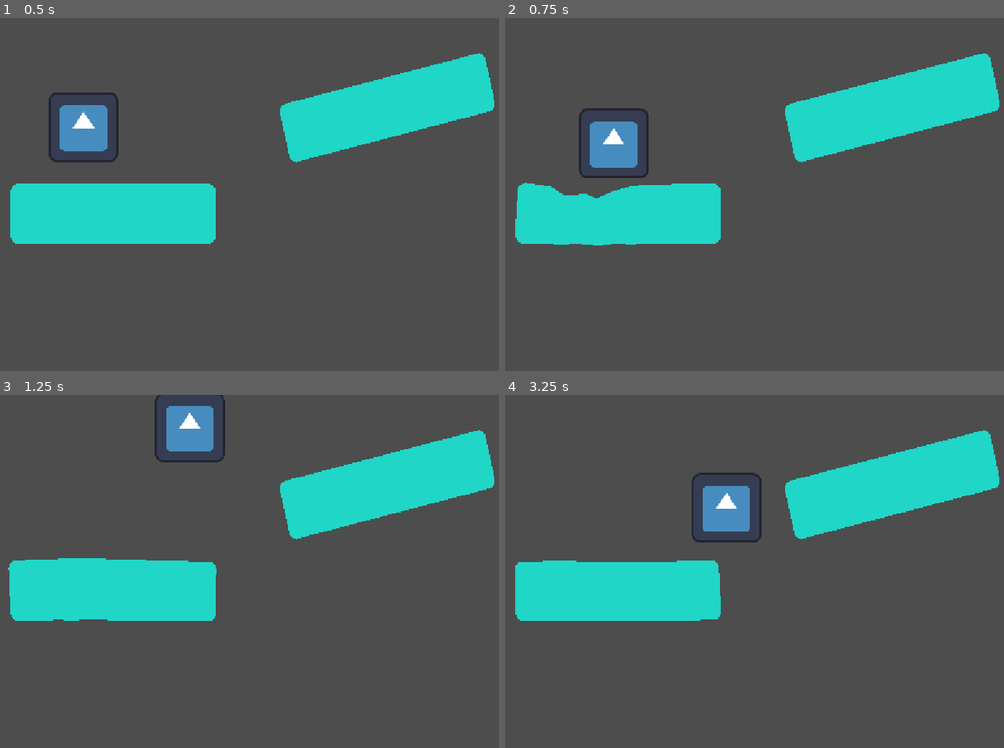
Above: before the commit, frames 1-4 (two rows, left to right).
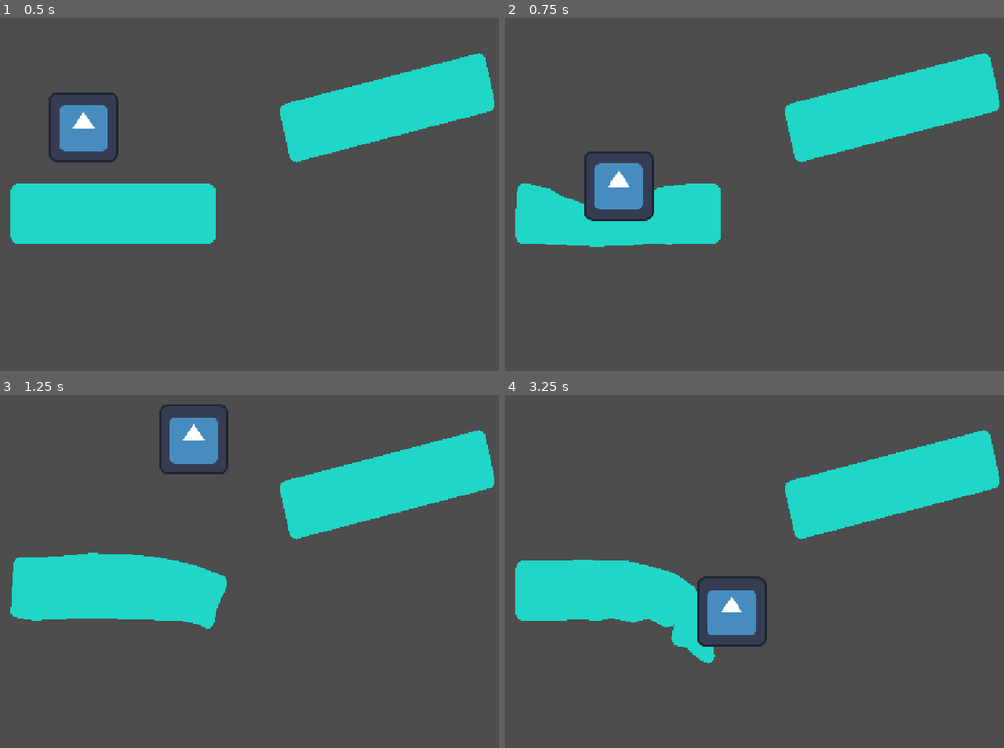
Above: after the commit, the same moments.

Repository: SlopInteractive/haven-2026
Game: Godot game, scene res://scenes/test/kap_test.tscn
Same seed, same stepped clock (60 frames per second), same inputs: the game is played once before the commit and once after it. The engine's default icon, where the game draws it, is replaced by a stand-in: a white triangle on a blue panel in a dark square.
Inputs (mouse positions are in pixels of both pictures, inside the frame that each line leads up to):
- Up to frame 1 (0.5 s): no input
- Up to frame 2 (0.75 s): tap Enter (ui_accept) at 0.5 s; move the mouse to (889, 176) at 0.52 s; hold Right (player2_right) from 0.53 s (still down); click (889, 176) at 0.67 s
- Up to frame 3 (1.25 s): keep holding Right (player2_right); tap Enter (ui_accept) at 0.77 s
- Up to frame 4 (3.25 s): move the mouse to (624, 589) at 1.27 s; release Right (player2_right) at 1.28 s; tap Right (player2_right) at 1.35, 2.85 s; tap Enter (ui_accept) at 1.52, 3.02 s; move the mouse to (809, 493) at 2.02 s; hold Left (player1_left) 2.03-2.78 s; hold Right (player2_right) 2.03-2.78 s; move the mouse to (719, 642) at 2.77 s; click (719, 642) at 2.92 s

Frame 1 is identical in both runs. In frame 2, 3.6% of the frame differs, in the area x 2-43%, y 25-65%; in frame 3, 2.3%; in frame 4, 4.7%, in the area x 2-53%, y 22-76%.

Commit message:
dx

Diff:
--- a/prefabs/platform.tscn
+++ b/prefabs/platform.tscn
@@ -1,7 +1,10 @@
 [gd_scene format=3 uid="uid://brpvolci1fnnq"]
 
-[ext_resource type="Texture2D" uid="uid://cfpqhxxeerpxd" path="res://assets/sprites/Platform.png" id="1_xo78u"]
+[ext_resource type="Texture2D" uid="uid://cfpqhxxeerpxd" path="res://assets/sprites/platforms/platform_01.png" id="1_xo78u"]
 [ext_resource type="Script" uid="uid://wihlej1loy6t" path="res://scripts/platform.gd" id="2_deode"]
+
+[sub_resource type="PhysicsMaterial" id="PhysicsMaterial_x7yfq"]
+friction = 0.0
 
 [sub_resource type="SkeletonModification2DLookAt" id="SkeletonModification2DLookAt_xo78u"]
 resource_local_to_scene = true
@@ -314,9 +317,11 @@
 anchor_zone = NodePath("../Anchor")
 vertex_interval = 100
 softness = 100.0
+radius = 95
 margin_offset_edge = 20.0
 can_sleep = false
 gravity_scale = 0.0
+physics_material_override = SubResource("PhysicsMaterial_x7yfq")
 metadata/_custom_type_script = "uid://kol6k5y6rb8a"
 
 [node name="Skeleton2D" type="Skeleton2D" parent="SoftBody2D" unique_id=1270625869]
@@ -326,7 +331,7 @@
 [node name="Bone-0" type="Bone2D" parent="SoftBody2D/Skeleton2D" unique_id=1056455717]
 position = Vector2(106.08487, 29.520844)
 rotation = 0.27783093
-scale = Vector2(1, 1.0000004)
+scale = Vector2(1, 1.0000006)
 rest = Transform2D(0.96165264, 0.27427042, -0.27427042, 0.96165264, 106.084885, 29.520847)
 auto_calculate_length_and_angle = false
 length = 100.0
@@ -339,8 +344,8 @@
 
 [node name="Bone-1" type="Bone2D" parent="SoftBody2D/Skeleton2D" unique_id=887098329]
 position = Vector2(48.646667, 52.96392)
-rotation = 0.69203526
-scale = Vector2(1.0000004, 1.0000004)
+rotation = 0.6920355
+scale = Vector2(1.0000006, 1.0000006)
 rest = Transform2D(0.7699491, 0.6381054, -0.6381054, 0.7699491, 48.646675, 52.963917)
 auto_calculate_length_and_angle = false
 length = 100.0
@@ -421,7 +426,7 @@
 [node name="Bone-7" type="Bone2D" parent="SoftBody2D/Skeleton2D" unique_id=1050212417]
 position = Vector2(279.7363, 101.6875)
 rotation = 2.6492474
-scale = Vector2(1.0000001, 1)
+scale = Vector2(1.0000002, 1)
 rest = Transform2D(-0.88122684, 0.47269368, -0.47269368, -0.88122684, 279.7363, 101.68749)
 auto_calculate_length_and_angle = false
 length = 100.0
@@ -473,8 +478,8 @@
 
 [node name="Bone-11" type="Bone2D" parent="SoftBody2D/Skeleton2D" unique_id=1668017027]
 position = Vector2(444.0646, 41.66896)
-rotation = 0.3757446
-scale = Vector2(1.0000001, 1)
+rotation = 0.37574473
+scale = Vector2(1.0000001, 0.99999994)
 rest = Transform2D(0.9302347, 0.36696512, -0.36696512, 0.9302347, 444.0646, 41.668972)
 auto_calculate_length_and_angle = false
 length = 100.0
@@ -500,8 +505,8 @@
 
 [node name="Bone-13" type="Bone2D" parent="SoftBody2D/Skeleton2D" unique_id=769280467]
 position = Vector2(452.0748, 106.0527)
-rotation = 2.7063441
-scale = Vector2(1.0000001, 1.0000004)
+rotation = 2.706344
+scale = Vector2(1.0000001, 1.0000006)
 rest = Transform2D(-0.9067654, 0.42163554, -0.42163554, -0.9067654, 452.0748, 106.05269)
 auto_calculate_length_and_angle = false
 length = 100.0
@@ -554,7 +559,7 @@
 [node name="Bone-17" type="Bone2D" parent="SoftBody2D/Skeleton2D" unique_id=1588018986]
 position = Vector2(591.06854, 38.057587)
 rotation = 0.22119896
-scale = Vector2(1, 1.0000004)
+scale = Vector2(1, 1.0000006)
 rest = Transform2D(0.9756351, 0.2193995, -0.2193995, 0.9756351, 591.06854, 38.057583)
 auto_calculate_length_and_angle = false
 length = 100.0
@@ -581,7 +586,7 @@
 [node name="Bone-19" type="Bone2D" parent="SoftBody2D/Skeleton2D" unique_id=198264474]
 position = Vector2(586.5391, 103.57087)
 rotation = 2.7720475
-scale = Vector2(1, 1.0000004)
+scale = Vector2(1, 1.0000006)
 rest = Transform2D(-0.9324917, 0.3611913, -0.3611913, -0.9324917, 586.5391, 103.57086)
 auto_calculate_length_and_angle = false
 length = 100.0
@@ -608,7 +613,7 @@
 [node name="Bone-21" type="Bone2D" parent="SoftBody2D/Skeleton2D" unique_id=1270916322]
 position = Vector2(589.68286, 183.74847)
 rotation = -2.6011665
-scale = Vector2(1, 1.0000004)
+scale = Vector2(1, 1.0000006)
 rest = Transform2D(-0.85748947, -0.51450145, 0.51450145, -0.85748947, 589.68286, 183.74847)
 auto_calculate_length_and_angle = false
 length = 100.0
@@ -661,7 +666,7 @@
 [node name="Bone-25" type="Bone2D" parent="SoftBody2D/Skeleton2D" unique_id=1870169787]
 position = Vector2(759.4725, 101.40782)
 rotation = 2.6562784
-scale = Vector2(1.0000001, 1.0000004)
+scale = Vector2(1.0000002, 1.0000006)
 rest = Transform2D(-0.8845285, 0.46648616, -0.46648616, -0.8845285, 759.4725, 101.40782)
 auto_calculate_length_and_angle = false
 length = 100.0
@@ -675,7 +680,7 @@
 [node name="Bone-26" type="Bone2D" parent="SoftBody2D/Skeleton2D" unique_id=1878675371]
 position = Vector2(673.04865, 146.98634)
 rotation = 1.540454
-scale = Vector2(1.0000001, 1.0000001)
+scale = Vector2(1.0000002, 1.0000001)
 rest = Transform2D(0.030337641, 0.99953973, -0.99953973, 0.030337641, 673.04865, 146.98634)
 auto_calculate_length_and_angle = false
 length = 100.0
@@ -688,8 +693,8 @@
 
 [node name="Bone-27" type="Bone2D" parent="SoftBody2D/Skeleton2D" unique_id=1059713515]
 position = Vector2(760.0884, 189.88368)
-rotation = -2.6836832
-scale = Vector2(1.0000001, 1.0000004)
+rotation = -2.683683
+scale = Vector2(1.0000001, 1.0000006)
 rest = Transform2D(-0.89697874, -0.44207373, 0.44207373, -0.89697874, 760.0884, 189.88367)
 auto_calculate_length_and_angle = false
 length = 100.0
@@ -703,7 +708,7 @@
 [node name="Bone-28" type="Bone2D" parent="SoftBody2D/Skeleton2D" unique_id=191309025]
 position = Vector2(674.98975, 210.9407)
 rotation = -1.6011386
-scale = Vector2(1.0000001, 1.0000001)
+scale = Vector2(1.0000002, 1.0000001)
 rest = Transform2D(-0.03033761, -0.99953973, 0.99953973, -0.03033761, 674.98975, 210.94069)
 auto_calculate_length_and_angle = false
 length = 100.0
@@ -769,8 +774,8 @@
 
 [node name="Bone-33" type="Bone2D" parent="SoftBody2D/Skeleton2D" unique_id=1013326366]
 position = Vector2(923.65985, 182.98848)
-rotation = -2.721974
-scale = Vector2(1.0000001, 1.0000004)
+rotation = -2.7219737
+scale = Vector2(1.0000002, 1.0000006)
 rest = Transform2D(-0.9132444, -0.4074121, 0.4074121, -0.9132444, 923.65985, 182.98848)
 auto_calculate_length_and_angle = false
 length = 100.0
@@ -797,6 +802,7 @@
 [node name="Bone-0" type="RigidBody2D" parent="SoftBody2D" unique_id=670954746]
 position = Vector2(106.084885, 29.520847)
 mass = 0.1
+physics_material_override = SubResource("PhysicsMaterial_x7yfq")
 gravity_scale = 0.0
 can_sleep = false
 metadata/idx = 0
@@ -839,6 +845,7 @@
 [node name="Bone-1" type="RigidBody2D" parent="SoftBody2D" unique_id=48522966]
 position = Vector2(48.646675, 52.963917)
 mass = 0.1
+physics_material_override = SubResource("PhysicsMaterial_x7yfq")
 gravity_scale = 0.0
 can_sleep = false
 metadata/idx = 1
@@ -881,6 +888,7 @@
 [node name="Bone-2" type="RigidBody2D" parent="SoftBody2D" unique_id=1233465745]
 position = Vector2(106.57872, 100.97588)
 mass = 0.1
+physics_material_override = SubResource("PhysicsMaterial_x7yfq")
 gravity_scale = 0.0
 can_sleep = false
 metadata/idx = 2
@@ -947,6 +955,7 @@
 [node name="Bone-3" type="RigidBody2D" parent="SoftBody2D" unique_id=75043383]
 position = Vector2(48.826397, 148.7182)
 mass = 0.1
+physics_material_override = SubResource("PhysicsMaterial_x7yfq")
 gravity_scale = 0.0
 can_sleep = false
 metadata/idx = 3
@@ -989,8 +998,10 @@
 [node name="Bone-4" type="RigidBody2D" parent="SoftBody2D" unique_id=2137315931]
 position = Vector2(91.862816, 191.515)
 mass = 0.1
-gravity_scale = 0.0
-can_sleep = false
+physics_material_override = SubResource("PhysicsMaterial_x7yfq")
+gravity_scale = 0.0
+can_sleep = false
+freeze = true
 metadata/idx = 4
 metadata/bone_name = &"Bone-4"
 
@@ -1039,6 +1050,7 @@
 [node name="Bone-5" type="RigidBody2D" parent="SoftBody2D" unique_id=149616276]
 position = Vector2(278.36295, 32.463223)
 mass = 0.1
+physics_material_override = SubResource("PhysicsMaterial_x7yfq")
 gravity_scale = 0.0
 can_sleep = false
 metadata/idx = 5
@@ -1081,6 +1093,7 @@
 [node name="Bone-6" type="RigidBody2D" parent="SoftBody2D" unique_id=1042737828]
 position = Vector2(192.75078, 54.2386)
 mass = 0.1
+physics_material_override = SubResource("PhysicsMaterial_x7yfq")
 gravity_scale = 0.0
 can_sleep = false
 metadata/idx = 6
@@ -1139,6 +1152,7 @@
 [node name="Bone-7" type="RigidBody2D" parent="SoftBody2D" unique_id=1649227773]
 position = Vector2(279.7363, 101.68749)
 mass = 0.1
+physics_material_override = SubResource("PhysicsMaterial_x7yfq")
 gravity_scale = 0.0
 can_sleep = false
 metadata/idx = 7
@@ -1205,6 +1219,7 @@
 [node name="Bone-8" type="RigidBody2D" parent="SoftBody2D" unique_id=820252474]
 position = Vector2(193.11926, 148.14922)
 mass = 0.1
+physics_material_override = SubResource("PhysicsMaterial_x7yfq")
 gravity_scale = 0.0
 can_sleep = false
 metadata/idx = 8
@@ -1271,6 +1286,7 @@
 [node name="Bone-9" type="RigidBody2D" parent="SoftBody2D" unique_id=284741259]
 position = Vector2(278.8697, 188.94708)
 mass = 0.1
+physics_material_override = SubResource("PhysicsMaterial_x7yfq")
 gravity_scale = 0.0
 can_sleep = false
 metadata/idx = 9
@@ -1329,8 +1345,10 @@
 [node name="Bone-10" type="RigidBody2D" parent="SoftBody2D" unique_id=1136785163]
 position = Vector2(192.30934, 214.0816)
 mass = 0.1
-gravity_scale = 0.0
-can_sleep = false
+physics_material_override = SubResource("PhysicsMaterial_x7yfq")
+gravity_scale = 0.0
+can_sleep = false
+freeze = true
 metadata/idx = 10
 metadata/bone_name = &"Bone-10"
 
@@ -1371,6 +1389,7 @@
 [node name="Bone-11" type="RigidBody2D" parent="SoftBody2D" unique_id=1452121356]
 position = Vector2(444.0646, 41.668972)
 mass = 0.1
+physics_material_override = SubResource("PhysicsMaterial_x7yfq")
 gravity_scale = 0.0
 can_sleep = false
 metadata/idx = 11
@@ -1413,6 +1432,7 @@
 [node name="Bone-12" type="RigidBody2D" parent="SoftBody2D" unique_id=396412848]
 position = Vector2(364.52493, 58.476738)
 mass = 0.1
+physics_material_override = SubResource("PhysicsMaterial_x7yfq")
 gravity_scale = 0.0
 can_sleep = false
 metadata/idx = 12
@@ -1471,6 +1491,7 @@
 [node name="Bone-13" type="RigidBody2D" parent="SoftBody2D" unique_id=1645774925]
 position = Vector2(452.0748, 106.05269)
 mass = 0.1
+physics_material_override = SubResource("PhysicsMaterial_x7yfq")
 gravity_scale = 0.0
 can_sleep = false
 metadata/idx = 13
@@ -1537,6 +1558,7 @@
 [node name="Bone-14" type="RigidBody2D" parent="SoftBody2D" unique_id=1855855339]
 position = Vector2(366.0197, 146.06734)
 mass = 0.1
+physics_material_override = SubResource("PhysicsMaterial_x7yfq")
 gravity_scale = 0.0
 can_sleep = false
 metadata/idx = 14
@@ -1603,6 +1625,7 @@
 [node name="Bone-15" type="RigidBody2D" parent="SoftBody2D" unique_id=1345650187]
 position = Vector2(445.875, 179.68463)
 mass = 0.1
+physics_material_override = SubResource("PhysicsMaterial_x7yfq")
 gravity_scale = 0.0
 can_sleep = false
 metadata/idx = 15
@@ -1661,8 +1684,10 @@
 [node name="Bone-16" type="RigidBody2D" parent="SoftBody2D" unique_id=1771645425]
 position = Vector2(363.0371, 208.88496)
 mass = 0.1
-gravity_scale = 0.0
-can_sleep = false
+physics_material_override = SubResource("PhysicsMaterial_x7yfq")
+gravity_scale = 0.0
+can_sleep = false
+freeze = true
 metadata/idx = 16
 metadata/bone_name = &"Bone-16"
 
@@ -1703,6 +1728,7 @@
 [node name="Bone-17" type="RigidBody2D" parent="SoftBody2D" unique_id=227256832]
 position = Vector2(591.06854, 38.057583)
 mass = 0.1
+physics_material_override = SubResource("PhysicsMaterial_x7yfq")
 gravity_scale = 0.0
 can_sleep = false
 metadata/idx = 17
@@ -1745,6 +1771,7 @@
 [node name="Bone-18" type="RigidBody2D" parent="SoftBody2D" unique_id=1342516154]
 position = Vector2(513.22205, 68.950645)
 mass = 0.1
+physics_material_override = SubResource("PhysicsMaterial_x7yfq")
 gravity_scale = 0.0
 can_sleep = false
 metadata/idx = 18
@@ -1803,6 +1830,7 @@
 [node name="Bone-19" type="RigidBody2D" parent="SoftBody2D" unique_id=1884218410]
 position = Vector2(586.5391, 103.57086)
 mass = 0.1
+physics_material_override = SubResource("PhysicsMaterial_x7yfq")
 gravity_scale = 0.0
 can_sleep = false
 metadata/idx = 19
@@ -1869,6 +1897,7 @@
 [node name="Bone-20" type="RigidBody2D" parent="SoftBody2D" unique_id=130927295]
 position = Vector2(507.24463, 134.28479)
 mass = 0.1
+physics_material_override = SubResource("PhysicsMaterial_x7yfq")
 gravity_scale = 0.0
 can_sleep = false
 metadata/idx = 20
@@ -1935,6 +1964,7 @@
 [node name="Bone-21" type="RigidBody2D" parent="SoftBody2D" unique_id=937669240]
 position = Vector2(589.68286, 183.74847)
 mass = 0.1
+physics_material_override = SubResource("PhysicsMaterial_x7yfq")
 gravity_scale = 0.0
 can_sleep = false
 metadata/idx = 21
@@ -1993,8 +2023,10 @@
 [node name="Bone-22" type="RigidBody2D" parent="SoftBody2D" unique_id=294313022]
 position = Vector2(515.0186, 200.53539)
 mass = 0.1
-gravity_scale = 0.0
-can_sleep = false
+physics_material_override = SubResource("PhysicsMaterial_x7yfq")
+gravity_scale = 0.0
+can_sleep = false
+freeze = true
 metadata/idx = 22
 metadata/bone_name = &"Bone-22"
 
@@ -2035,6 +2067,7 @@
 [node name="Bone-23" type="RigidBody2D" parent="SoftBody2D" unique_id=1292141104]
 position = Vector2(760.4598, 31.356203)
 mass = 0.1
+physics_material_override = SubResource("PhysicsMaterial_x7yfq")
 gravity_scale = 0.0
 can_sleep = false
 metadata/idx = 23
@@ -2077,6 +2110,7 @@
 [node name="Bone-24" type="RigidBody2D" parent="SoftBody2D" unique_id=1988267070]
 position = Vector2(673.9766, 56.701847)
 mass = 0.1
+physics_material_override = SubResource("PhysicsMaterial_x7yfq")
 gravity_scale = 0.0
 can_sleep = false
 metadata/idx = 24
@@ -2135,6 +2169,7 @@
 [node name="Bone-25" type="RigidBody2D" parent="SoftBody2D" unique_id=292459046]
 position = Vector2(759.4725, 101.40782)
 mass = 0.1
+physics_material_override = SubResource("PhysicsMaterial_x7yfq")
 gravity_scale = 0.0
 can_sleep = false
 metadata/idx = 25
@@ -2201,6 +2236,7 @@
 [node name="Bone-26" type="RigidBody2D" parent="SoftBody2D" unique_id=848521783]
 position = Vector2(673.04865, 146.98634)
 mass = 0.1
+physics_material_override = SubResource("PhysicsMaterial_x7yfq")
 gravity_scale = 0.0
 can_sleep = false
 metadata/idx = 26
@@ -2267,6 +2303,7 @@
 [node name="Bone-27" type="RigidBody2D" parent="SoftBody2D" unique_id=890088190]
 position = Vector2(760.0884, 189.88367)
 mass = 0.1
+physics_material_override = SubResource("PhysicsMaterial_x7yfq")
 gravity_scale = 0.0
 can_sleep = false
 metadata/idx = 27
@@ -2325,8 +2362,10 @@
 [node name="Bone-28" type="RigidBody2D" parent="SoftBody2D" unique_id=1024462912]
 position = Vector2(674.98975, 210.94069)
 mass = 0.1
-gravity_scale = 0.0
-can_sleep = false
+physics_material_override = SubResource("PhysicsMaterial_x7yfq")
+gravity_scale = 0.0
+can_sleep = false
+freeze = true
 metadata/idx = 28
 metadata/bone_name = &"Bone-28"
 
@@ -2367,6 +2406,7 @@
 [node name="Bone-29" type="RigidBody2D" parent="SoftBody2D" unique_id=181391963]
 position = Vector2(923.8051, 37.868046)
 mass = 0.1
+physics_material_override = SubResource("PhysicsMaterial_x7yfq")
 gravity_scale = 0.0
 can_sleep = false
 metadata/idx = 29
@@ -2401,6 +2441,7 @@
 [node name="Bone-30" type="RigidBody2D" parent="SoftBody2D" unique_id=202282672]
 position = Vector2(846.374, 53.717587)
 mass = 0.1
+physics_material_override = SubResource("PhysicsMaterial_x7yfq")
 gravity_scale = 0.0
 can_sleep = false
 metadata/idx = 30
@@ -2459,6 +2500,7 @@
 [node name="Bone-31" type="RigidBody2D" parent="SoftBody2D" unique_id=1262643223]
 position = Vector2(923.4664, 100.89307)
 mass = 0.1
+physics_material_override = SubResource("PhysicsMaterial_x7yfq")
 gravity_scale = 0.0
 can_sleep = false
 metadata/idx = 31
@@ -2509,6 +2551,7 @@
 [node name="Bone-32" type="RigidBody2D" parent="SoftBody2D" unique_id=1186256718]
 position = Vector2(846.0909, 148.38379)
 mass = 0.1
+physics_material_override = SubResource("PhysicsMaterial_x7yfq")
 gravity_scale = 0.0
 can_sleep = false
 metadata/idx = 32
@@ -2575,6 +2618,7 @@
 [node name="Bone-33" type="RigidBody2D" parent="SoftBody2D" unique_id=1426722600]
 position = Vector2(923.65985, 182.98848)
 mass = 0.1
+physics_material_override = SubResource("PhysicsMaterial_x7yfq")
 gravity_scale = 0.0
 can_sleep = false
 metadata/idx = 33
@@ -2617,8 +2661,10 @@
 [node name="Bone-34" type="RigidBody2D" parent="SoftBody2D" unique_id=1646249681]
 position = Vector2(846.7181, 214.78215)
 mass = 0.1
-gravity_scale = 0.0
-can_sleep = false
+physics_material_override = SubResource("PhysicsMaterial_x7yfq")
+gravity_scale = 0.0
+can_sleep = false
+freeze = true
 metadata/idx = 34
 metadata/bone_name = &"Bone-34"
 
--- a/prefabs/player.tscn
+++ b/prefabs/player.tscn
@@ -9,7 +9,6 @@
 [node name="RigidBody2D" type="RigidBody2D" unique_id=826111072]
 lock_rotation = true
 script = ExtResource("1_60koi")
-bounce_delay = 0.01
 metadata/_edit_group_ = true
 
 [node name="Sprite2D" type="Sprite2D" parent="." unique_id=255464532]
--- a/scenes/test/test_arena.tscn
+++ b/scenes/test/test_arena.tscn
@@ -1,28 +1,17 @@
 [gd_scene format=3 uid="uid://irx7acu31q68"]
 
-[ext_resource type="PackedScene" uid="uid://mecpisjf1ohd" path="res://prefabs/player.tscn" id="1_x7yfq"]
+[ext_resource type="PackedScene" uid="uid://mecpisjf1ohd" path="res://prefabs/player.tscn" id="2_x7yfq"]
 [ext_resource type="PackedScene" uid="uid://brpvolci1fnnq" path="res://prefabs/platform.tscn" id="2_xd32e"]
 [ext_resource type="Texture2D" uid="uid://ty7imnu84tmb" path="res://assets/sprites/background.tres" id="3_xd32e"]
 
 [node name="TestArena" type="Node2D" unique_id=670349092]
 
-[node name="Player" parent="." unique_id=826111072 instance=ExtResource("1_x7yfq")]
-position = Vector2(535, 136)
-gravity_scale = 1.755
-move_speed = 500.0
-bounce_strength = 800.0
-
-[node name="Platform" parent="." unique_id=489886513 instance=ExtResource("2_xd32e")]
-position = Vector2(361, 777)
-scale = Vector2(1.005224, 0.7)
-
 [node name="Platform2" parent="." unique_id=307776202 instance=ExtResource("2_xd32e")]
-position = Vector2(1016, 622)
-scale = Vector2(1.005224, 0.7)
+position = Vector2(366, 760)
+rotation = 0.41907033
 
 [node name="Platform3" parent="." unique_id=706100489 instance=ExtResource("2_xd32e")]
 position = Vector2(1681, 783)
-scale = Vector2(1.005224, 0.7)
 
 [node name="Camera2D" type="Camera2D" parent="." unique_id=2108395026]
 position = Vector2(1009, 353)
@@ -30,3 +19,9 @@
 
 [node name="Background" type="Sprite2D" parent="." unique_id=933641310]
 texture = ExtResource("3_xd32e")
+[node name="RigidBody2D" parent="." unique_id=826111072 instance=ExtResource("2_x7yfq")]
+position = Vector2(421, 293)
+max_contacts_reported = 4
+move_speed = 600.0
+bounce_strength = 800.0
+bounce_delay = 0.0
--- a/scripts/player_controller.gd
+++ b/scripts/player_controller.gd
@@ -7,13 +7,9 @@
 @export_group("Bounce")
 @export var bounce_strength := 600.0
 @export var bounce_delay := 0.2
-@export var wall_bounce_strength := 1000.0
 
 var bounce_timer := -1.0
 var pending_normal := Vector2.UP
-var touching_wall := false
-
-var wall_normal := Vector2.ZERO
 
 func _ready() -> void:
 	contact_monitor = true
@@ -22,18 +18,12 @@
 func _physics_process(delta: float) -> void:
 	var direction := Input.get_axis("player1_left", "player2_right")
 
-	# Block movement into the wall, but allow movement away.
-	if wall_normal != Vector2.ZERO and direction * wall_normal.x < 0.0:
-		direction = 0.0
-
 	var target_speed := direction * move_speed
 	var force_x := (target_speed - linear_velocity.x) * acceleration
 
 	apply_central_force(Vector2(force_x * mass, 0.0))
 
 func _integrate_forces(state: PhysicsDirectBodyState2D) -> void:
-	wall_normal = Vector2.ZERO
-
 	if bounce_timer >= 0.0:
 		bounce_timer -= state.step
 
@@ -44,14 +34,13 @@
 		return
 
 	for i in state.get_contact_count():
-		var normal := global_transform.basis_xform(
-			state.get_contact_local_normal(i)
-		).normalized()
+		var normal := (
+			global_transform.basis_xform(
+				state.get_contact_local_normal(i)
+			).normalized()
+		)
 
-		if absf(normal.x) > 0.9:
-			wall_normal = normal
-
-		if normal.y < -0.7 and bounce_timer <= 0.0:
+		if normal.y < -0.7:
 			pending_normal = normal
 			bounce_timer = bounce_delay
 			break
